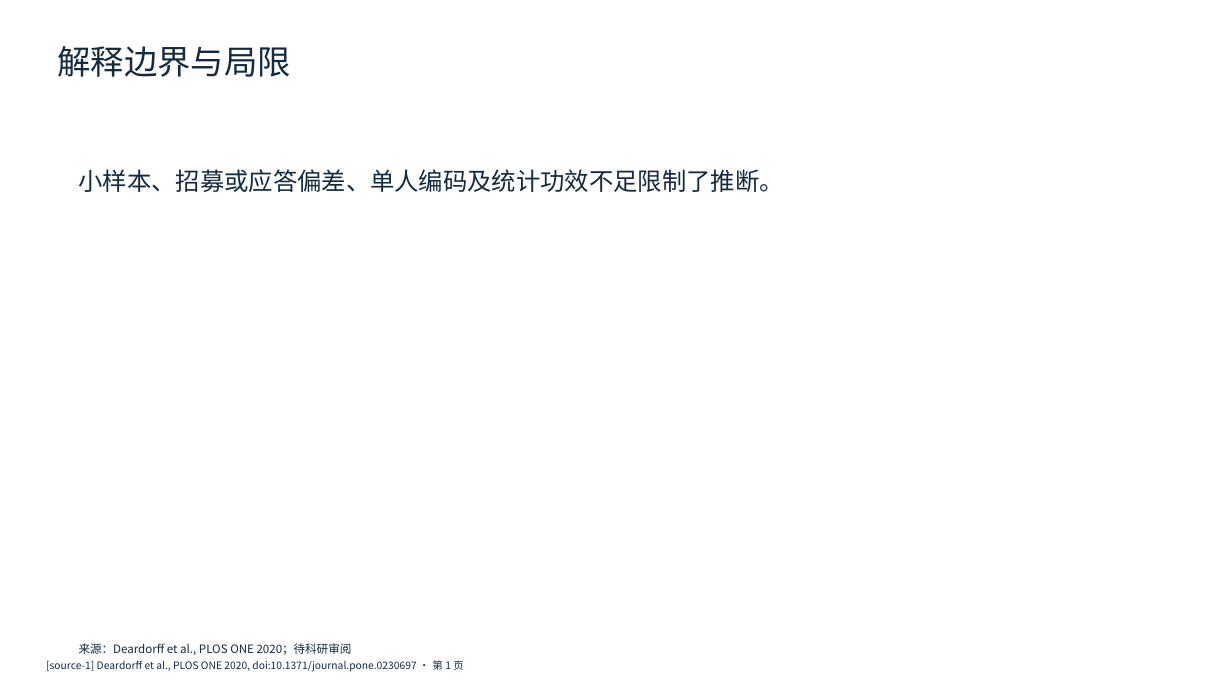
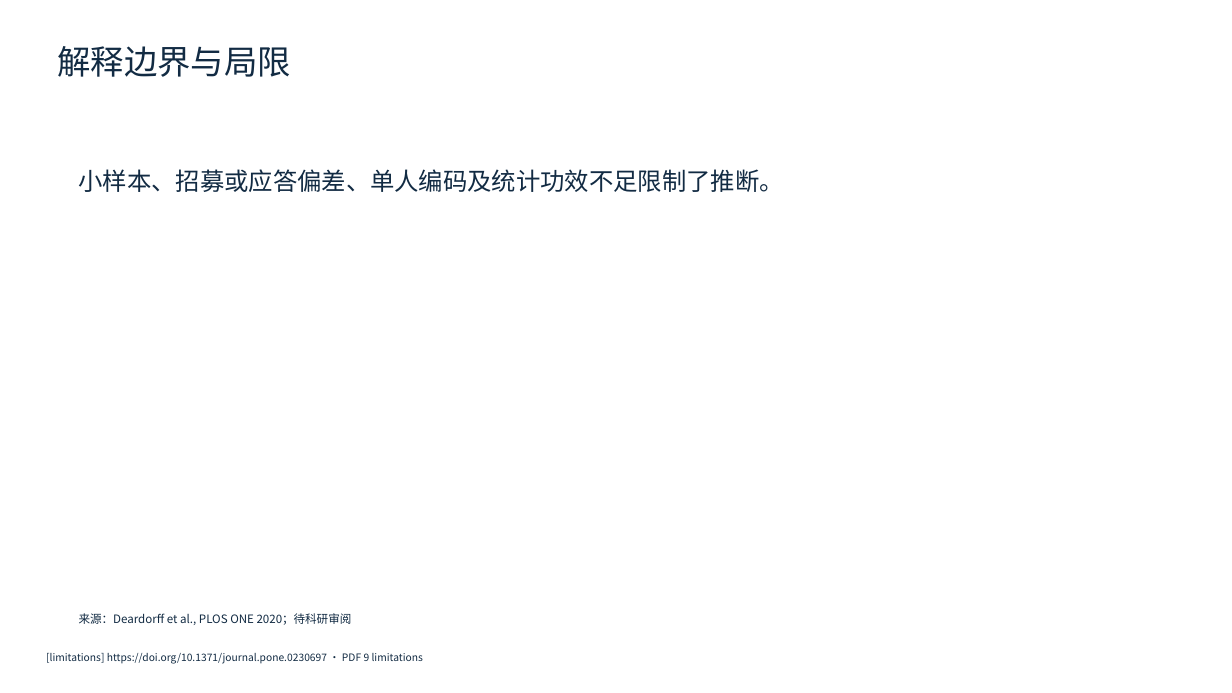
Before and after one commit to AtomInnoLab/WisWork, a slide deck: slide 7 of docs/product/ppt-benchmark-materials/PPT-P0-15/wiswork-generated-candidate.pptx. Drawn at 1232x693 pixels with LibreOffice and Linux fonts; fonts in the diff are those of the drawing. Boxes give left, top, right and bottom in pixels: in the first picture for what was removed or moved away, otherwise in the second. Text is boxed around its words. In the diff, an @@ line names an element or a change of style, - is before the commit and + after.

Commit message:
Add source-backed P0-15 generated edit-path candidate

```diff
--- a/docs/product/ppt-benchmark-materials/PPT-P0-15/wiswork-generated-candidate.pptx
+++ b/docs/product/ppt-benchmark-materials/PPT-P0-15/wiswork-generated-candidate.pptx
@@ text "来源：Deardorff et al., PLOS ONE ...": place and size @@
-text "来源：Deardorff et al., PLOS ONE ..." at (79, 643, 352, 655)
+text "来源：Deardorff et al., PLOS ONE ..." at (79, 613, 352, 625)
@@ text at (46, 653, 423, 664): text changed @@
-[source-1] Deardorff et al., PLOS ONE 2020, doi:10.1371/journal.pone.0230697 · 第 1 页
+[limitations] https://doi.org/10.1371/journal.pone.0230697 · PDF 9 limitations
@@ text "[limitations] https://doi.org/10.1371/journal.pone.0230697 · ..." at (46, 653, 423, 664): vertical alignment middle to top @@
```
Also in this commit, not shown: 7 other slides changed, 7 other files.
